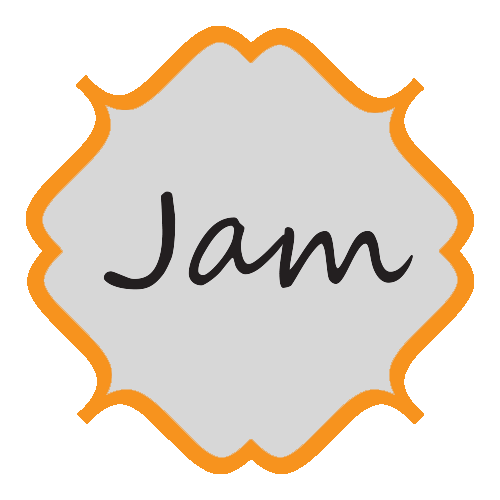
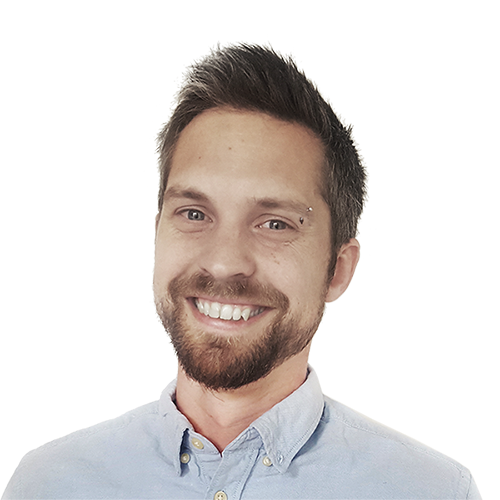
Comparing the layer stacks of the two 500 × 500 images. Changes:
hid "Vector Smart Object" (4th of 4), painted on it over left=26, top=26, right=474, bottom=475
showed "Layer 1" over left=0, top=34, right=483, bottom=500
